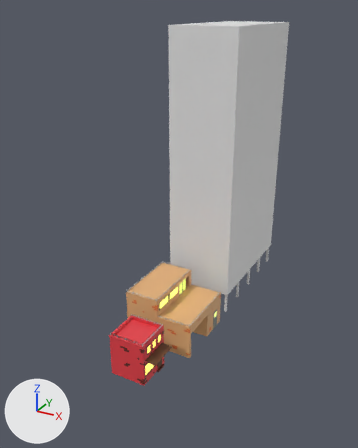
Two versions of the Blender file Assets/art/blender/buildings.blend, one commit apart.
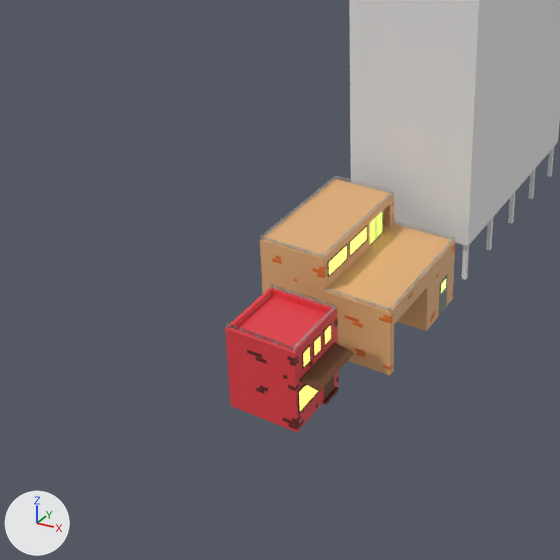
Old and new are each drawn whole from a 50 mm camera at (12.06, -17.46, 17.58) aimed at (-0.04, 4.54, 6.59) and again close up on the part from 0% to 76% of the width and 39% to 100% of the height. The lights are fixed; the arrows at lower left show +X, +Y and +Z.
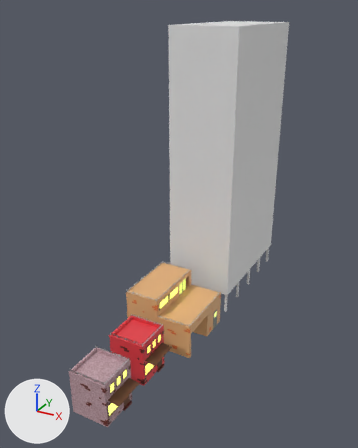
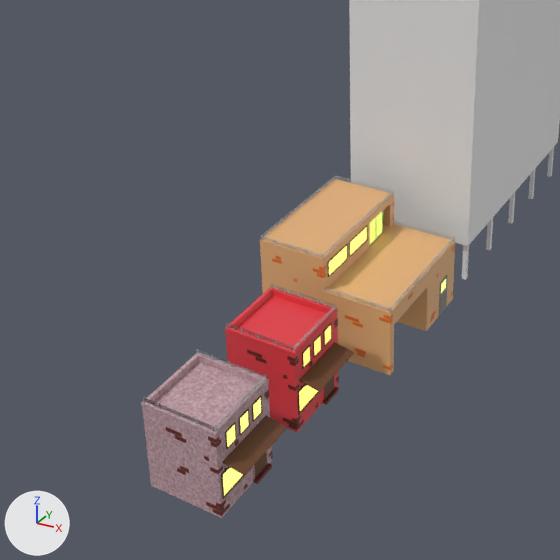
Boxes (x1, y1, x2, y2) around the edits, measured in the close-ups (560 x 560 px):
'Cube.007', added: after (141, 353, 272, 518)
'Cube.009', added (brown): after (222, 416, 287, 476)
'Cube.014', added: after (166, 427, 247, 516)
'Cube.013', added: after (143, 349, 266, 432)
'Cube.018', added: after (221, 466, 250, 499)
'Cube.010', added: after (225, 422, 237, 450)
'Cube.011', added: after (238, 409, 250, 436)
'Cube.012', added: after (252, 395, 262, 422)
'marketDoor.001', added: after (254, 452, 267, 478)
'Cube.008', added: after (253, 463, 272, 484)
'Cube.015', added: after (264, 390, 273, 459)

What changed in the scene script:
```text
Add mat_marketrealistic:
    mat_marketrealistic = bpy.data.materials.new('marketRealistic')
    # nodes: BsdfPrincipled, OutputMaterial, TexNoise, ValToRGB
    # colours: brown #7f3e3c, white #e7cdd8
Add ob_cube_018:
    ob_cube_018 = bpy.data.objects.new('Cube.018', me_cube_142.copy())  # the mesh of ob_cube_121
    ob_cube_018.parent = ob_kiosk_001
    ob_cube_018.location = (0.971, -0.377, 0.84)
    ob_cube_018.scale = (2.12, 3.03, 1.48)
Add ob_kiosk_001:
    ob_kiosk_001 = bpy.data.objects.new('kiosk.001', None)
    ob_kiosk_001.location = (0.0, -3.1, 1.244)
    ob_kiosk_001.scale = (1.04, 1.04, 1.28)
Add ob_cube_015:
    ob_cube_015 = bpy.data.objects.new('Cube.015', me_cube_047.copy())  # the mesh of ob_cube_044
    ob_cube_015.parent = ob_kiosk_001
    ob_cube_015.location = (-0.116, 1.01, 0.241)
    ob_cube_015.rotation_euler = (0.0, 3.142, 0.0)  # degrees (0, 180, 0)
    ob_cube_015.scale = (-0.0537, -0.102, -0.0484)
Add ob_cube_014:
    ob_cube_014 = bpy.data.objects.new('Cube.014', me_cube_035.copy())  # the mesh of ob_cube_032
    ob_cube_014.parent = ob_kiosk_001
    ob_cube_014.location = (1.01, -0.13, 0.13)
    ob_cube_014.scale = (0.208, 0.0566, 0.0484)
Add ob_cube_013:
    ob_cube_013 = bpy.data.objects.new('Cube.013', me_cube_024.copy())  # the mesh of ob_cube_021
    ob_cube_013.parent = ob_kiosk_001
    ob_cube_013.location = (0.961, 0.00219, 2.451)
    ob_cube_013.rotation_euler = (1.571, 0.0, 0.0)  # degrees (90, 0, 0)
    ob_cube_013.scale = (0.00703, 0.00703, 0.96)
Add ob_cube_012:
    ob_cube_012 = bpy.data.objects.new('Cube.012', me_cube_009.copy())  # the mesh of ob_cube_006
    ob_cube_012.parent = ob_kiosk_001
    ob_cube_012.location = (1.001, 0.502, 1.935)
Add ob_cube_011:
    ob_cube_011 = bpy.data.objects.new('Cube.011', me_cube_009.copy())  # the mesh of ob_cube_006
    ob_cube_011.parent = ob_kiosk_001
    ob_cube_011.location = (1.001, 0.00217, 1.935)
Add ob_cube_010:
    ob_cube_010 = bpy.data.objects.new('Cube.010', me_cube_009.copy())  # the mesh of ob_cube_006
    ob_cube_010.parent = ob_kiosk_001
    ob_cube_010.location = (1.001, -0.498, 1.935)
Add ob_cube_009:
    ob_cube_009 = bpy.data.objects.new('Cube.009', me_cube_049.copy())  # the mesh of ob_cube_045
    ob_cube_009.parent = ob_kiosk_001
    ob_cube_009.location = (1.274, -0.000627, 1.425)
    ob_cube_009.rotation_euler = (0.0, 0.175, 0.0)  # degrees (0, 10, 0)
    ob_cube_009.scale = (0.313, 0.84, 0.00989)
Add ob_marketdoor_001:
    ob_marketdoor_001 = bpy.data.objects.new('marketDoor.001', me_icosphere.copy())  # the mesh of ob_marketdoor
    ob_marketdoor_001.parent = ob_kiosk_001
    ob_marketdoor_001.location = (1.028, 0.32, 0.603)
    ob_marketdoor_001.scale = (0.021, 0.021, 0.021)
Add ob_cube_008:
    ob_cube_008 = bpy.data.objects.new('Cube.008', me_cube_005)  # a box spanning x -1.0..1.0, y -1.0..1.0, z -1.0..1.0; in mat_tileskiosk (dark red #68271d)
    ob_cube_008.parent = ob_kiosk_001
    ob_cube_008.location = (1.039, 0.523, 0.0377)
    ob_cube_008.scale = (0.076, 0.301, 0.0458)
Add ob_cube_007:
    ob_cube_007 = bpy.data.objects.new('Cube.007', me_cube_002)  # 76 vertices, 74 faces; spans x -1.01..1.02, y -1.01..1.01, z -1.0..1.39
    ob_cube_007.parent = ob_kiosk_001
    ob_cube_007.location = (0.0, 0.0, 1.0)
```
